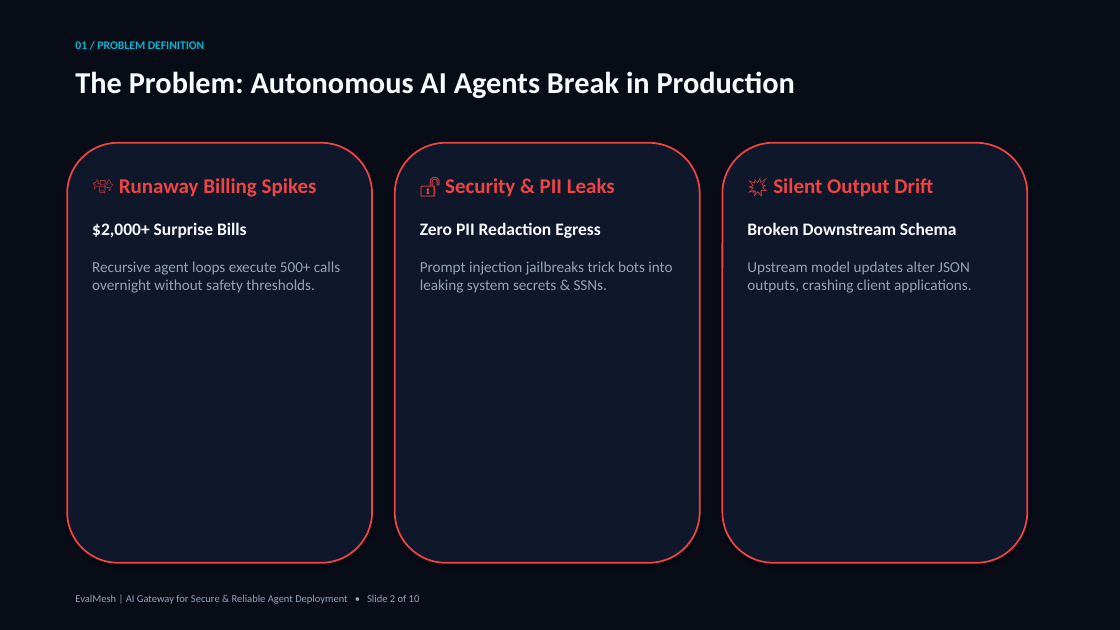
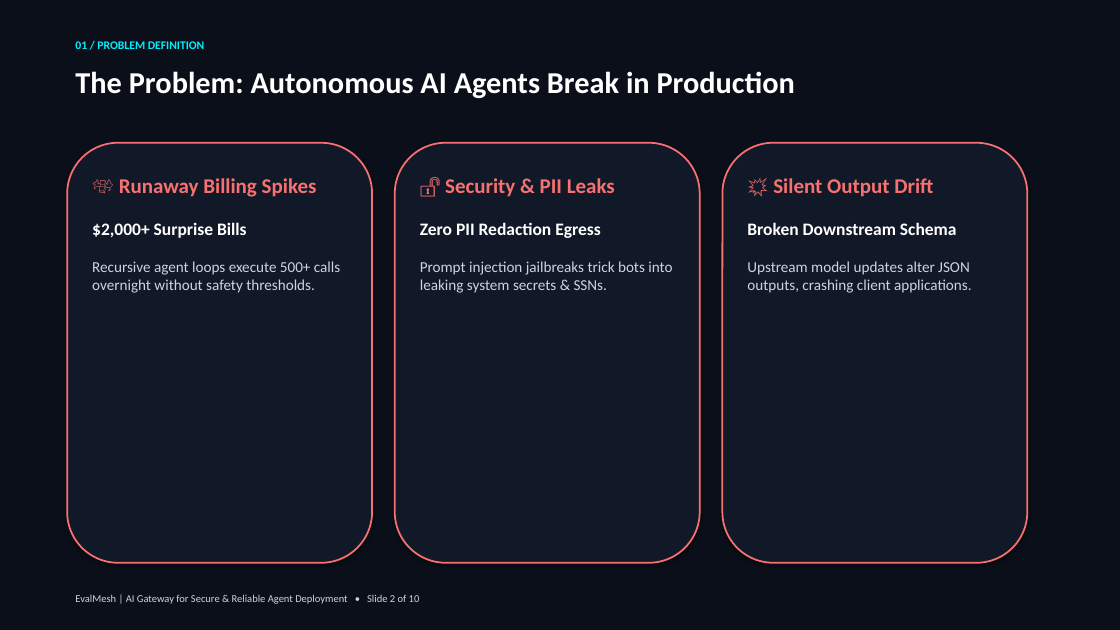
Before and after one commit to deswanth12/EvalMesh, a slide deck: slide 2 of EvalMesh_Investor_Pitch_Deck.pptx. Drawn at 1120x630 pixels with LibreOffice and Linux fonts; fonts in the diff are those of the drawing. Boxes give left, top, right and bottom in pixels: in the first picture for what was removed or moved away, otherwise in the second. Text is boxed around its words. In the diff, an @@ line names an element or a change of style, - is before the commit and + after.

Commit message:
Enforce high-contrast text styling across all slides for system dark theme compatibility

```diff
--- a/EvalMesh_Investor_Pitch_Deck.pptx
+++ b/EvalMesh_Investor_Pitch_Deck.pptx
@@ background #080C16 to #0B0F19 @@
@@ text "01 / PROBLEM DEFINITION" at (75,41,205,49): text colour #06B6D4 to #00F0FF @@
@@ fill #0F172A to #111827; outline #EF4444 1.5 pt to #F87171 1.5 pt in 3 elements at (67,143,372,563), (395,143,700,563), (723,143,1028,563) @@
@@ text "💸 Runaway Billing Spikes" at (92,178,340,293): text colour #EF4444 to #F87171 in "💸 Runaway Billing Spikes"; text colour #F8FAFC to #FFFFFF in "$2,000+ Surprise Bills"; text colour #94A3B8 to #CBD5E1 in "Recursive agent loops execute 500+ calls overnight ..." @@
@@ text "🔓 Security & PII Leaks" at (420,178,672,293): text colour #EF4444 to #F87171 in "🔓 Security & PII Leaks"; text colour #F8FAFC to #FFFFFF in "Zero PII Redaction Egress"; text colour #94A3B8 to #CBD5E1 in "Prompt injection jailbreaks trick bots into leaking ..." @@
@@ text "💥 Silent Output Drift" at (747,178,972,293): text colour #EF4444 to #F87171 in "💥 Silent Output Drift"; text colour #F8FAFC to #FFFFFF in "Broken Downstream Schema"; text colour #94A3B8 to #CBD5E1 in "Upstream model updates alter JSON outputs, crashing ..." @@
@@ text "EvalMesh | AI Gateway for ..." at (75,594,420,604): text colour #94A3B8 to #CBD5E1 @@
```
Also in this commit, not shown: 9 other slides changed, 1 other file.
